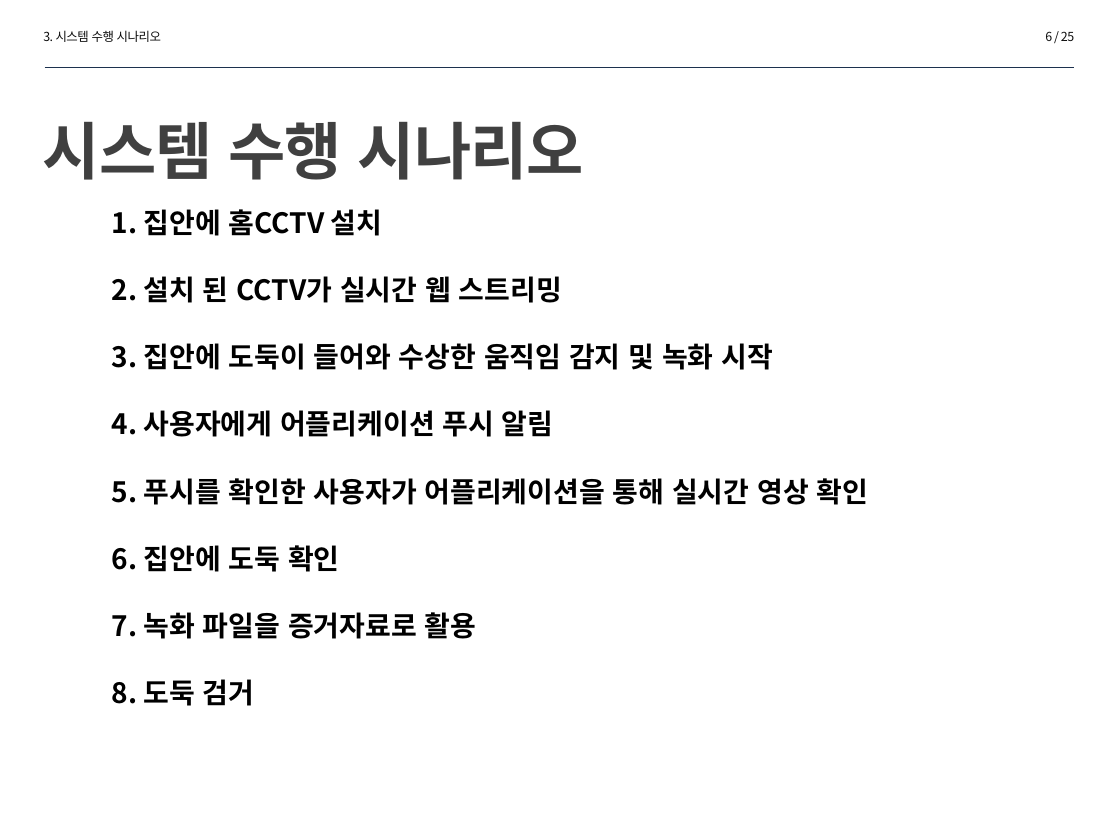
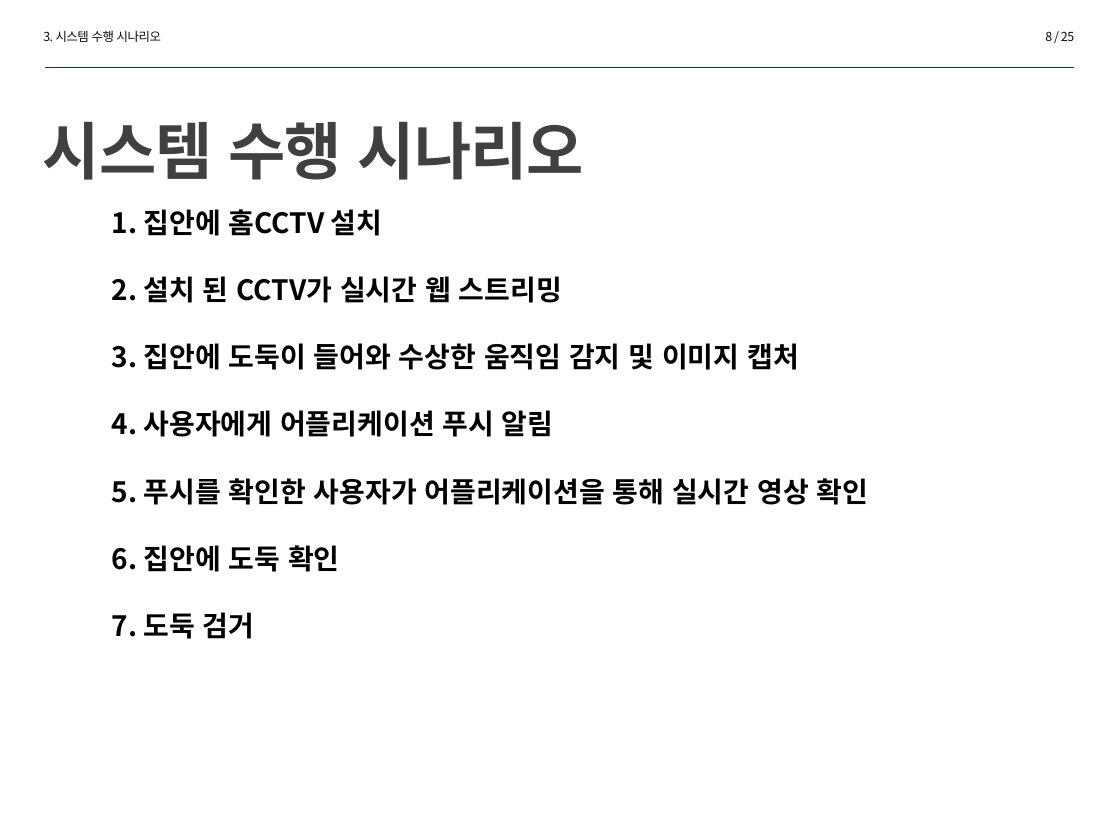
Before and after one commit to dlalscjf94/MinjeongLee, a slide deck: slide 8 of 설계서4-10(이민철,민준호,정재훈).pptx (slide 6 before the commit). Drawn at 1120x840 pixels with LibreOffice and Linux fonts; fonts in the diff are those of the drawing. Boxes give left, top, right and bottom in pixels: in the first picture for what was removed or moved away, otherwise in the second. Text is boxed around its words. In the diff, an @@ line names an element or a change of style, - is before the commit and + after.

```diff
--- a/설계서4-10(이민철,민준호,정재훈).pptx
+++ b/설계서4-10(이민철,민준호,정재훈).pptx
@@ page number at [1045,31,1074,41]: text changed @@
-6 / 25
+8 / 25
@@ text at [112,343,799,370]: text changed @@
-  3. 집안에 도둑이 들어와 수상한 움직임 감지 및 녹화 시작
+  3. 집안에 도둑이 들어와 수상한 움직임 감지 및 이미지 캡처
@@ text at [112,612,255,639]: text changed @@
-  7. 녹화 파일을 증거자료로 활용
-  8. 도둑 검거
+  7. 도둑 검거
```
Also in this commit, not shown: 6 other slides changed, 7 slides added, 7 slides removed, 5 other files.
